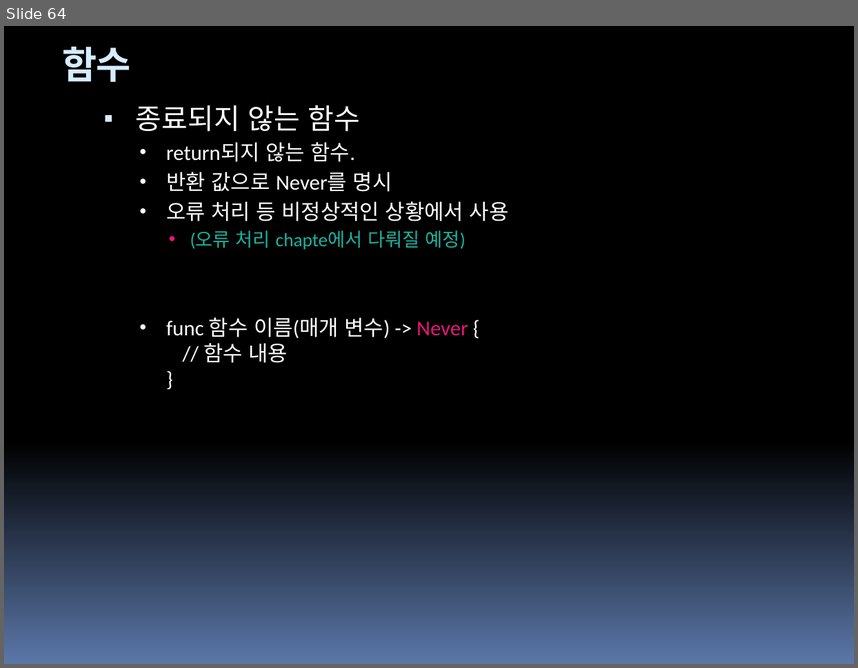
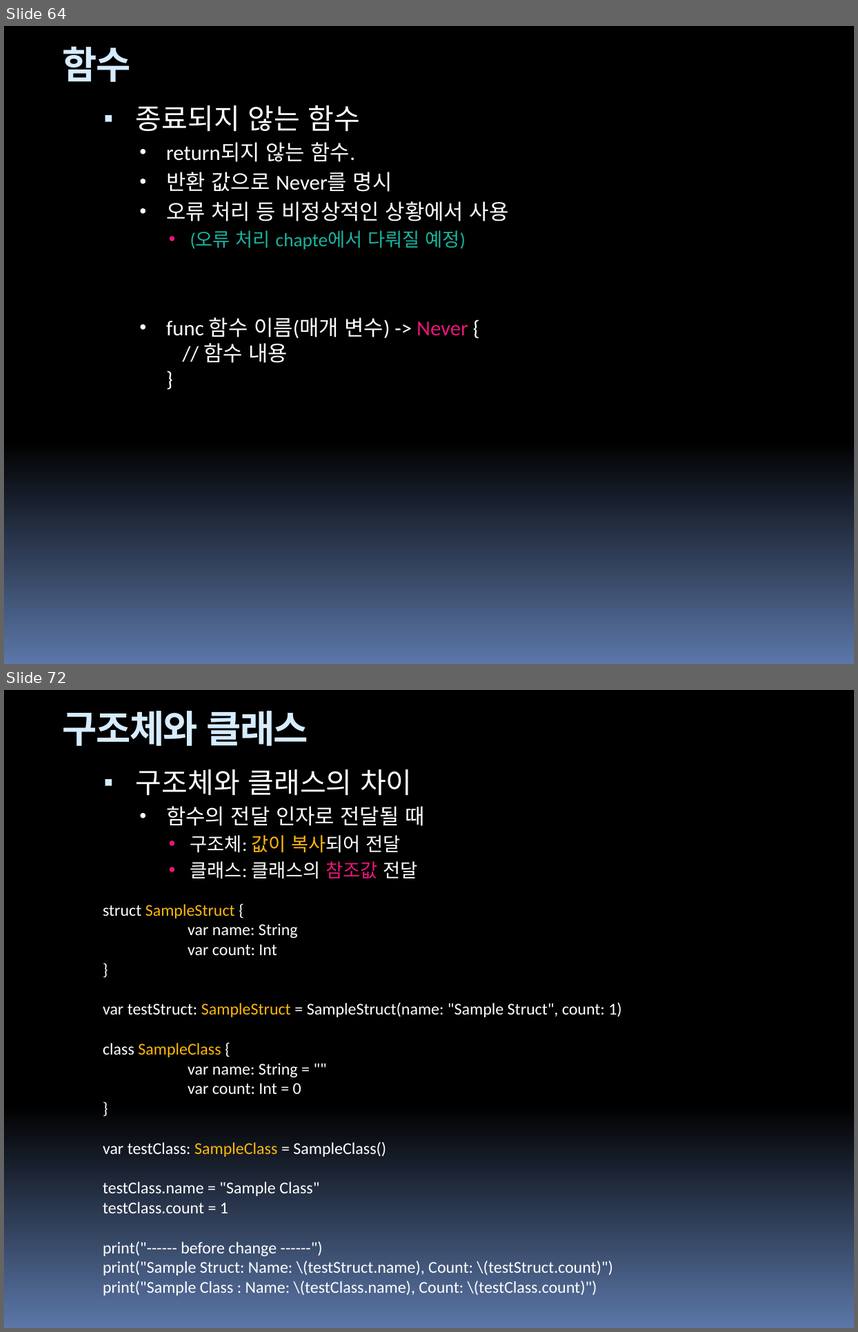
Before and after one commit to hounga13/helloSwift, a slide deck: Swift세미나자료.pptx. Shown one above the other, each under a label of ours: slide 64 before the commit, slides 64 and 72 after it; the slides between them are not shown. The pictures are 858x668 and 858x1332 pixels, drawn with LibreOffice and Linux fonts; fonts in the diff are those of the drawing. Boxes give left, top, right and bottom in pixels: in the first picture for what was removed or moved away, otherwise in the second. Text is boxed around its words. In the diff, an @@ line names an element or a change of style, - is before the commit and + after.

Commit message:
Chapter 11, struct and class

```diff
--- a/Swift세미나자료.pptx
+++ b/Swift세미나자료.pptx
@@ slide 72 added at <box>4,690,854,1328</box>, background gradient #000000 to #5B77A8; not listed: 4 template elements that a slide beside it also shows @@
@@ title added at <box>63,711,308,746</box>, 32 pt, text #D6ECFF, bold @@
+구조체와 클래스
@@ text added at <box>136,769,424,879</box>, 16 pt, text #FFFFFF @@
+▪ 구조체와 클래스의 차이
+  • 함수의 전달 인자로 전달될 때
+    • 구조체: 값이 복사되어 전달
+    • 클래스: 클래스의 참조값 전달
@@ text added at <box>103,904,622,1295</box>, 14 pt, text #FFFFFF @@
+struct SampleStruct {
+var name: String
+var count: Int
+}
+var testStruct: SampleStruct = SampleStruct(name: "Sample Struct", count: 1)
+class SampleClass {
+var name: String = ""
+var count: Int = 0
+}
+var testClass: SampleClass = SampleClass()
+testClass.name = "Sample Class"
+testClass.count = 1
+print("------ before change ------")
+print("Sample Struct: Name: \(testStruct.name), Count: \(testStruct.count)")
+print("Sample Class : Name: \(testClass.name), Count: \(testClass.count)")
```
Also in this commit, not shown: 10 other slides added, 2 other files.
